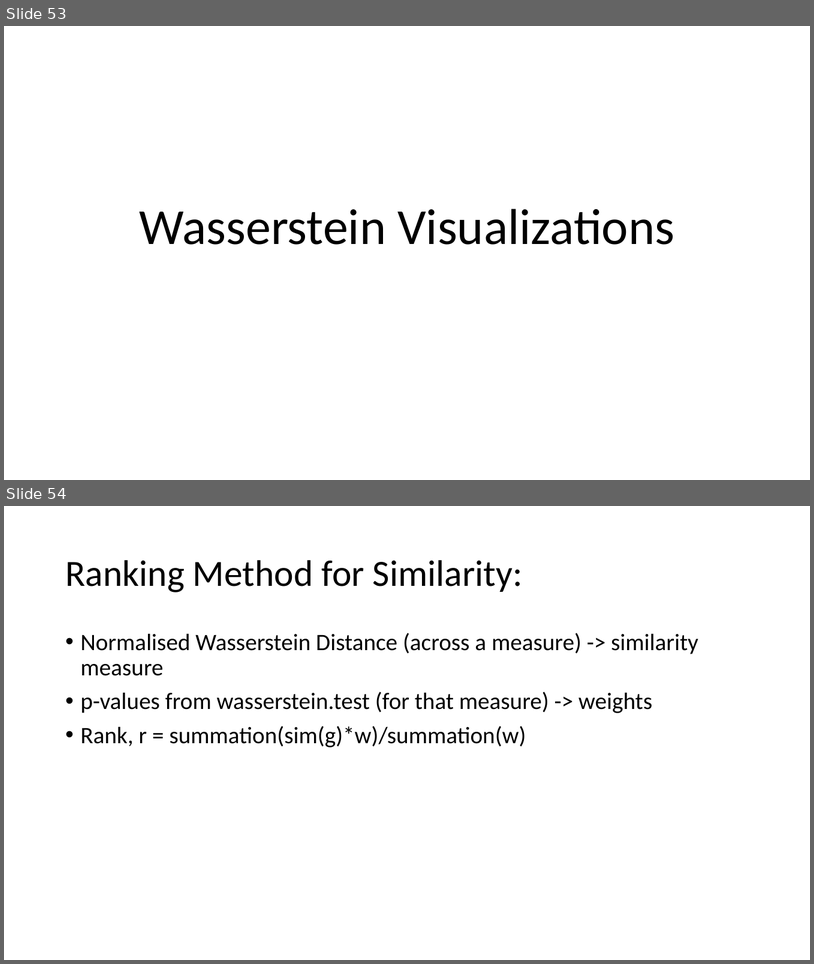
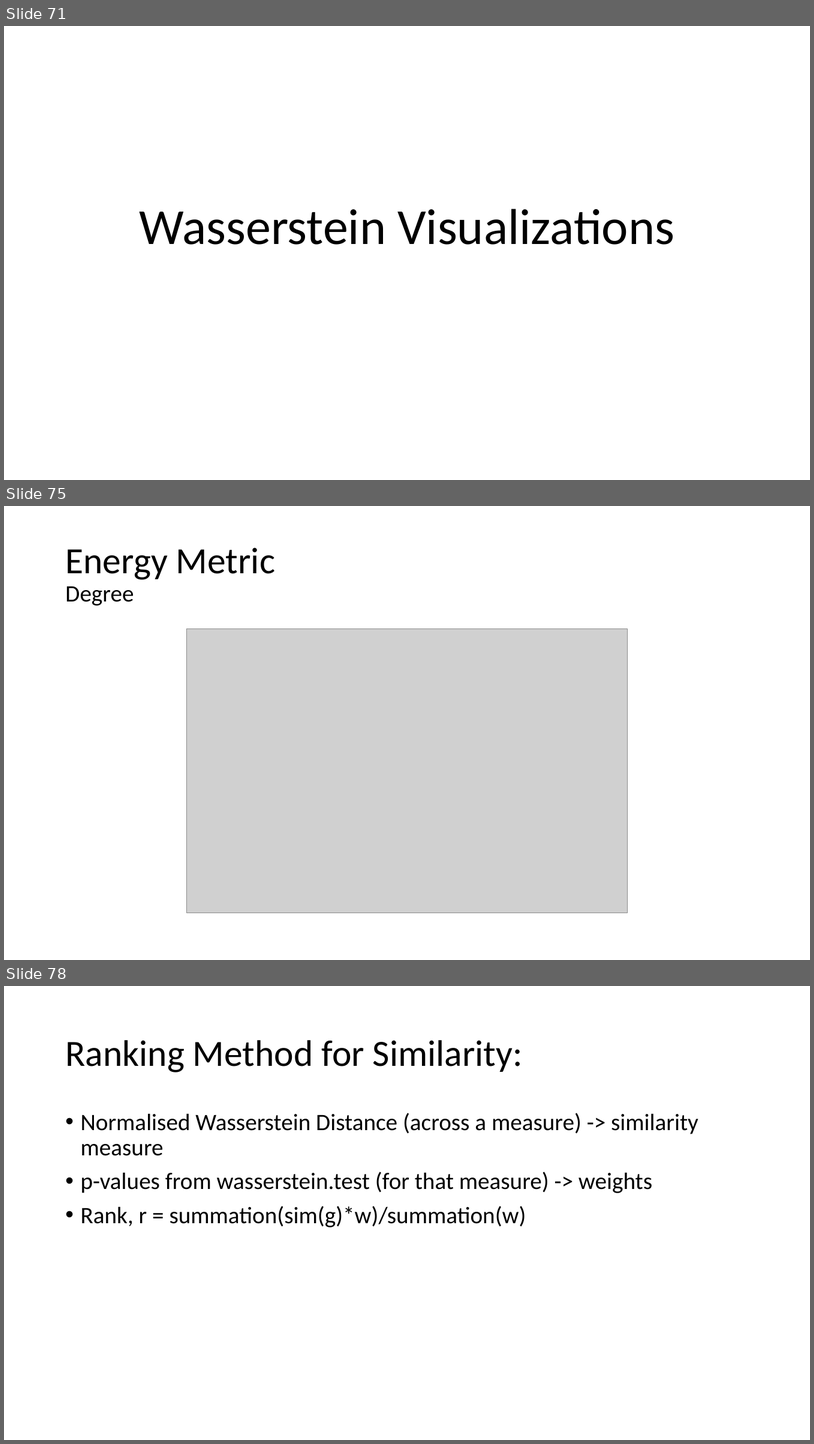
Before and after one commit to AtrayeeNeog/Visualization_2019-20, a slide deck: Documentation/Presentation/Project_Presentation_v3.pptx. Shown one above the other, each under a label of ours: slides 53 and 54 before the commit, slides 71, 75 and 78 after it; the slides between them are not shown. The pictures are 814x964 and 814x1444 pixels, drawn with LibreOffice and Linux fonts; fonts in the diff are those of the drawing; grey boxes stand for pictures. Boxes give left, top, right and bottom in pixels: in the first picture for what was removed or moved away, otherwise in the second. Text is boxed around its words. In the diff, an @@ line names an element or a change of style, - is before the commit and + after.

```diff
--- a/Documentation/Presentation/Project_Presentation_v3.pptx
+++ b/Documentation/Presentation/Project_Presentation_v3.pptx
@@ slide 75 added at <box>4,506,810,960</box>, background #FFFFFF @@
@@ title added at <box>65,547,275,606</box>, 44 pt, text #000000 @@
+Energy Metric
+Degree
@@ picture added at <box>186,629,628,913</box> @@
@@ what was slide 53 is now slide 71 @@
@@ what was slide 54 is now slide 78 @@
```
Also in this commit, not shown: 1 slide changed, 23 other slides added.
